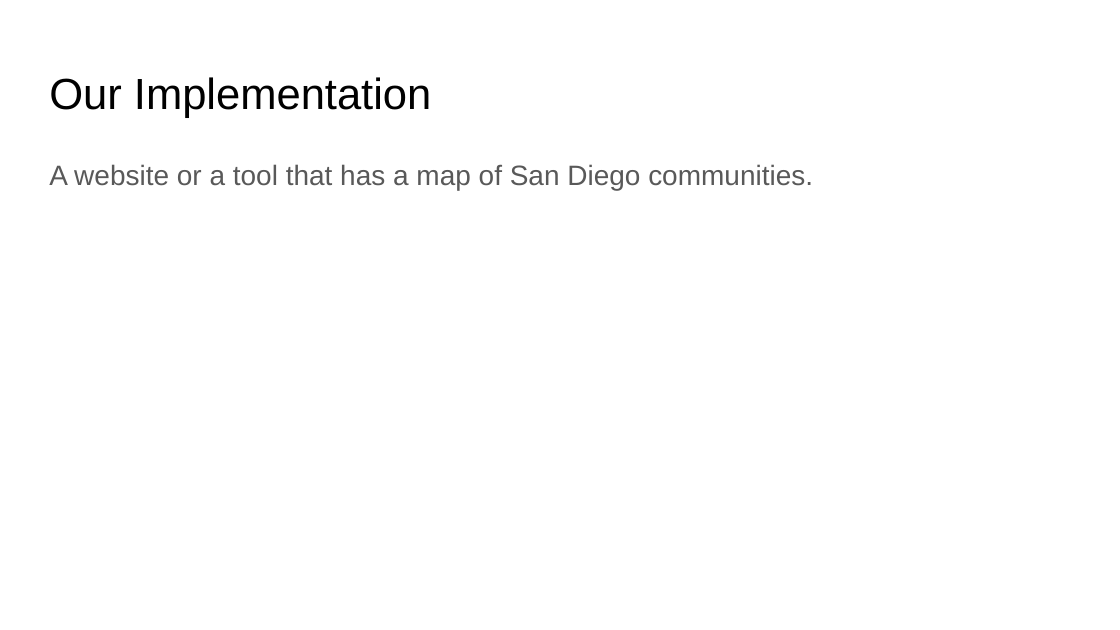
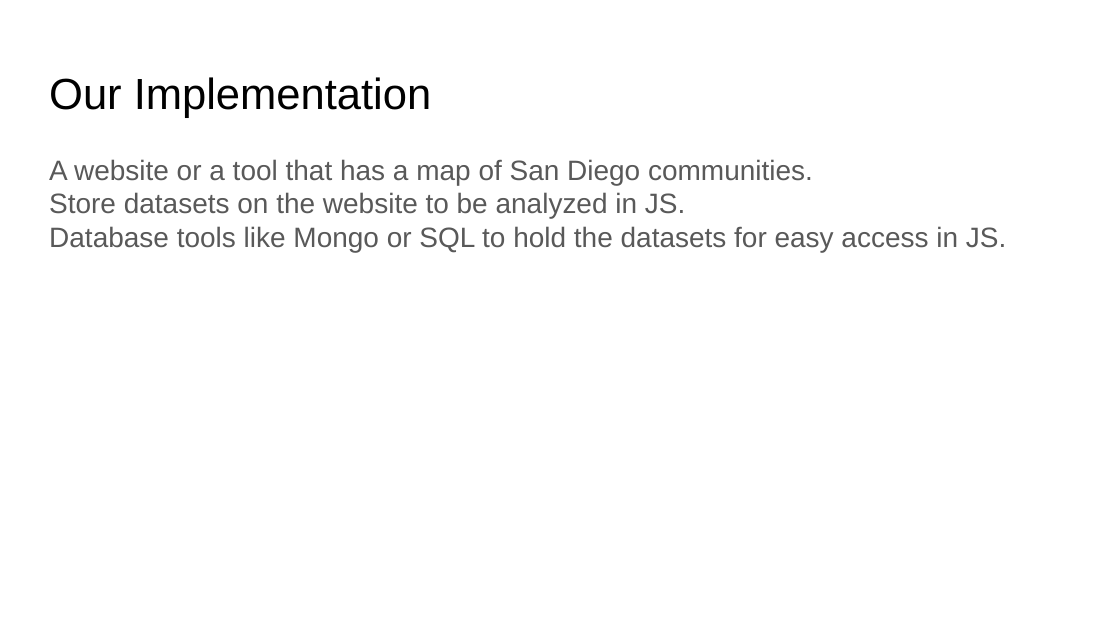
Before and after one commit to kristy0414/big-data-hackathon-in-San-Diego, a slide deck: slide 5 of Team Lucky Cat Project Proposal.pptx. Drawn at 1120x630 pixels with LibreOffice and Linux fonts; fonts in the diff are those of the drawing. Boxes give left, top, right and bottom in pixels: in the first picture for what was removed or moved away, otherwise in the second. Text is boxed around its words. In the diff, an @@ line names an element or a change of style, - is before the commit and + after.

Commit message:
updated presentation

```diff
--- a/Team Lucky Cat Project Proposal.pptx
+++ b/Team Lucky Cat Project Proposal.pptx
@@ text at [49,159,813,185]: line spacing 1.15 to 1; less space between paragraphs @@
@@ text at [49,192,1006,252]: paragraphs added @@
+Store datasets on the website to be analyzed in JS.
+Database tools like Mongo or SQL to hold the datasets for easy access in JS.
```
Also in this commit, not shown: 4 other slides changed.
